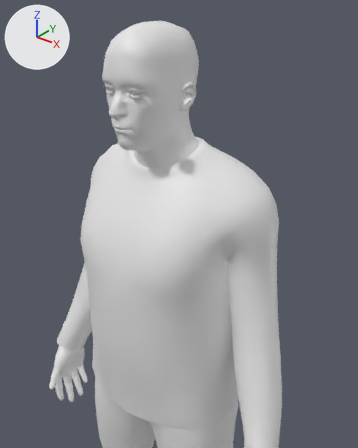
The COLLADA model Character Models/Main Characters/Daniel_Pyromancer_Sorcerer/Daniel_Base.dae as it was, and as the next commit left it.
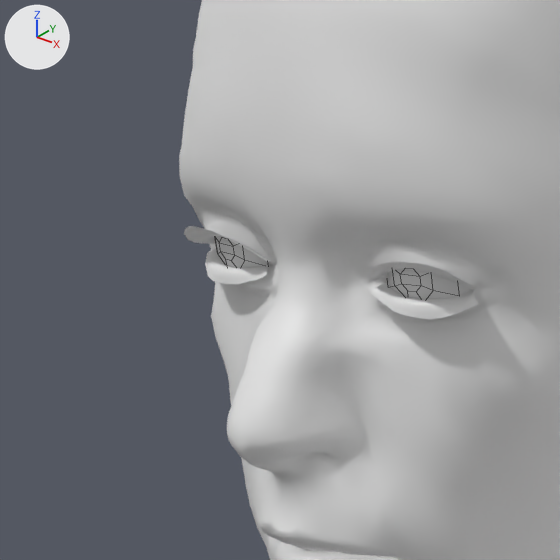
The first picture shows the older version from a 50 mm camera at (0.667, -0.729, 1.875) aimed at (0.152, -0.085, 1.476). The close-ups show both versions on the part from 22% to 43% of the width and 12% to 29% of the height of that picture. Arrows for +X, +Y and +Z are at upper left; the lights stay in place. The close-ups show mesh edges as thin lines. Where no turn or scale is listed for an object, it has been applied to the vertices.

In view in the first close-up: 'daniel_base-base', 'daniel_base-eyelashes01', 'daniel_base-low_poly'.
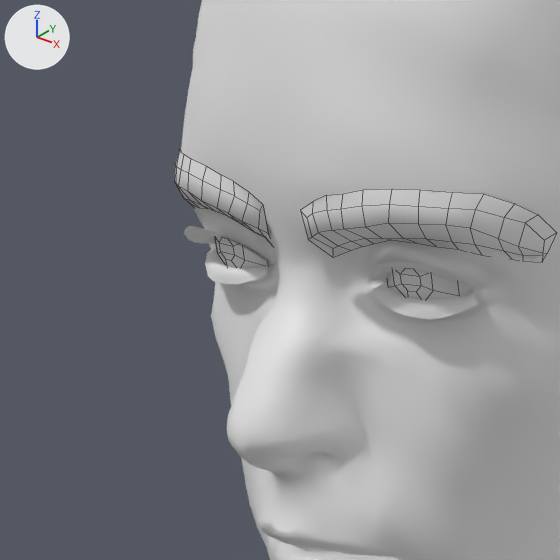
Where the change shows, as pixel boxes [x1, y1, x2, y2] in the close-ups (560 x 560 px):
```json
{"object": "daniel_base-eyebrow009", "change": "added", "after": [174, 149, 553, 259]}
```

The change, as JSON lines over the scene's bpy script:
```json
{"op": "add", "block": "me_daniel_base_eyebrow009", "code": ["me_daniel_base_eyebrow009 = bpy.data.meshes.new('daniel_base-eyebrow009')", "me_daniel_base_eyebrow009.from_pydata(...)  # 124 vertices, 96 faces; spans x -0.0615..0.0615, y -0.079..-0.0452, z 1.7007..1.7205"]}
{"op": "add", "block": "ob_daniel_base_eyebrow009", "code": ["ob_daniel_base_eyebrow009 = bpy.data.objects.new('daniel_base-eyebrow009', me_daniel_base_eyebrow009)", "ob_daniel_base_eyebrow009.location = (0.0, 0.0, 0.0)"]}
```
